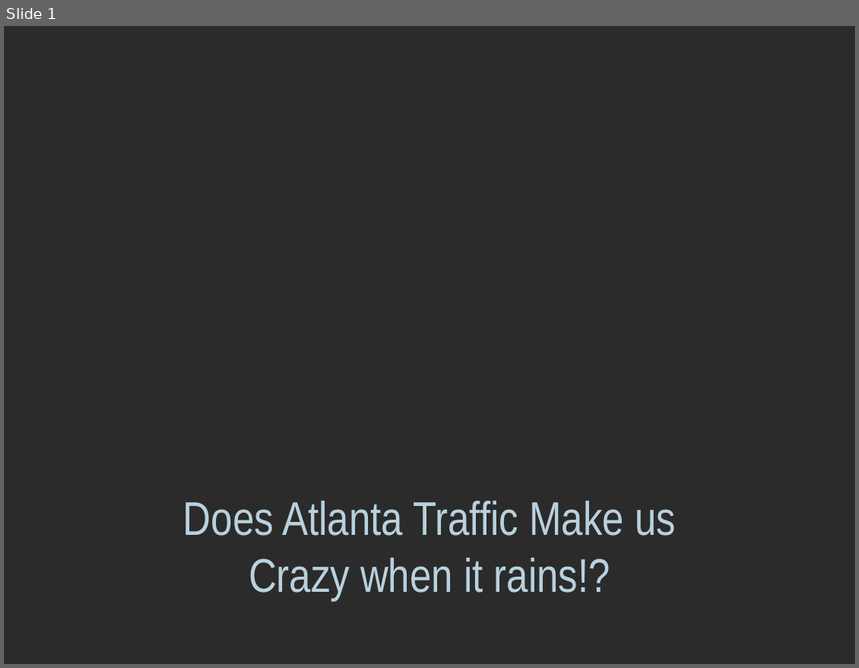
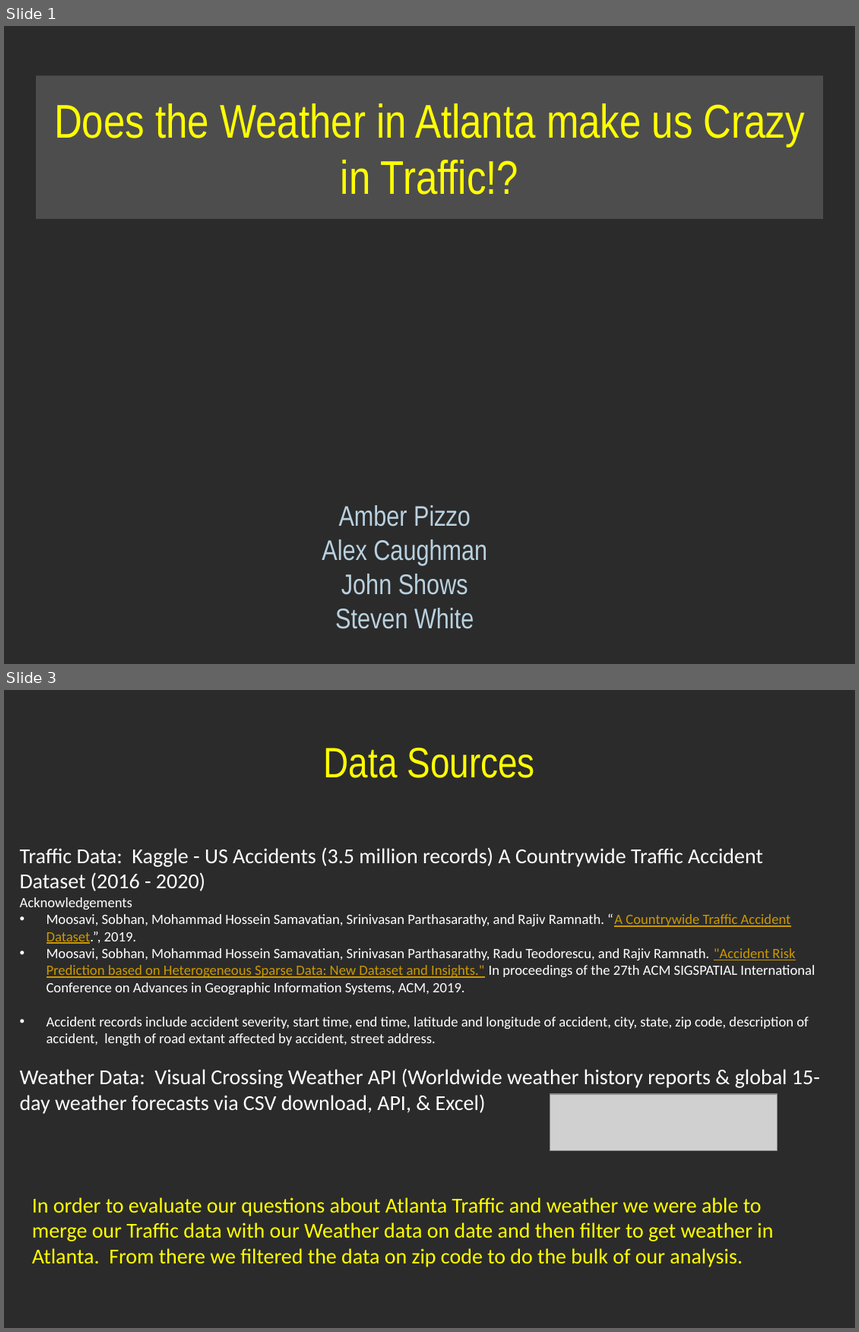
Before and after one commit to alexcaughman/iteration_station, a slide deck: Atlanta Traffic PPT.pptx. Shown one above the other, each under a label of ours: slide 1 before the commit, slides 1 and 3 after it; the slides between them are not shown. The pictures are 859x668 and 859x1332 pixels, drawn with LibreOffice and Linux fonts; fonts in the diff are those of the drawing; grey boxes stand for pictures; background and template pictures are left out; a plain dark background stands for a picture behind light text. Boxes give left, top, right and bottom in pixels: in the first picture for what was removed or moved away, otherwise in the second. Text is boxed around its words. In the diff, an @@ line names an element or a change of style, - is before the commit and + after.

```diff
--- a/Atlanta Traffic PPT.pptx
+++ b/Atlanta Traffic PPT.pptx
@@ slide 3 added at [4,690,855,1328], background picture (left out) @@
@@ title added at [324,748,535,778], 36 pt, text #FFFF00 @@
+Data Sources
@@ text added at [20,848,820,1114], 12 pt, text #FFFFFF @@
+Traffic Data: Kaggle - US Accidents (3.5 million records) A Countrywide Traffic Accident Dataset (2016 - 2020)
+Acknowledgements
+• Moosavi, Sobhan, Mohammad Hossein Samavatian, Srinivasan Parthasarathy, and Rajiv Ramnath. “A Countrywide Traffic Accident Dataset.”, 2019.
+• Moosavi, Sobhan, Mohammad Hossein Samavatian, Srinivasan Parthasarathy, Radu Teodorescu, and Rajiv Ramnath. "Accident Risk Prediction based on Heterogeneous Sparse Data: New Dataset and Insights." In proceedings of the 27th ACM SIGSPATIAL International Conference on Advances in Geographic Information Systems, ACM, 2019.
+• Accident records include accident severity, start time, end time, latitude and longitude of accident, city, state, zip code, description of accident, length of road extant affected by accident, street address.
+Weather Data: Visual Crossing Weather API (Worldwide weather history reports & global 15-day weather forecasts via CSV download, API, & Excel)
@@ picture added at [550,1094,778,1151] @@
@@ text added at [32,1198,773,1268], 18 pt, text #FFFF00 @@
+In order to evaluate our questions about Atlanta Traffic and weather we were able to merge our Traffic data with our Weather data on date and then filter to get weather in Atlanta. From there we filtered the data on zip code to do the bulk of our analysis.
@@ slide 1 changed as well @@
@@ title "Does the Weather in Atlanta ...": place and size @@
-title "Does the Weather in Atlanta ..." at [183,501,676,601]
+title "Does the Weather in Atlanta ..." at [37,75,824,218]
@@ title "Does the Weather in Atlanta ..." at [37,75,824,218]: fill none to #7A7A7A at 44% opacity @@
@@ title at [54,104,805,195]: text changed; text colour #B9D1DF to #FFFF00 @@
-Does Atlanta Traffic Make us Crazy when it rains!?
+Does the Weather in Atlanta make us Crazy in Traffic!?
@@ text added at [322,506,487,629], 24 pt, text #B9D1DF @@
+Amber Pizzo
+Alex Caughman
+John Shows
+Steven White
```
Also in this commit, not shown: 8 other slides added, 1 slide removed, 1 other file.
